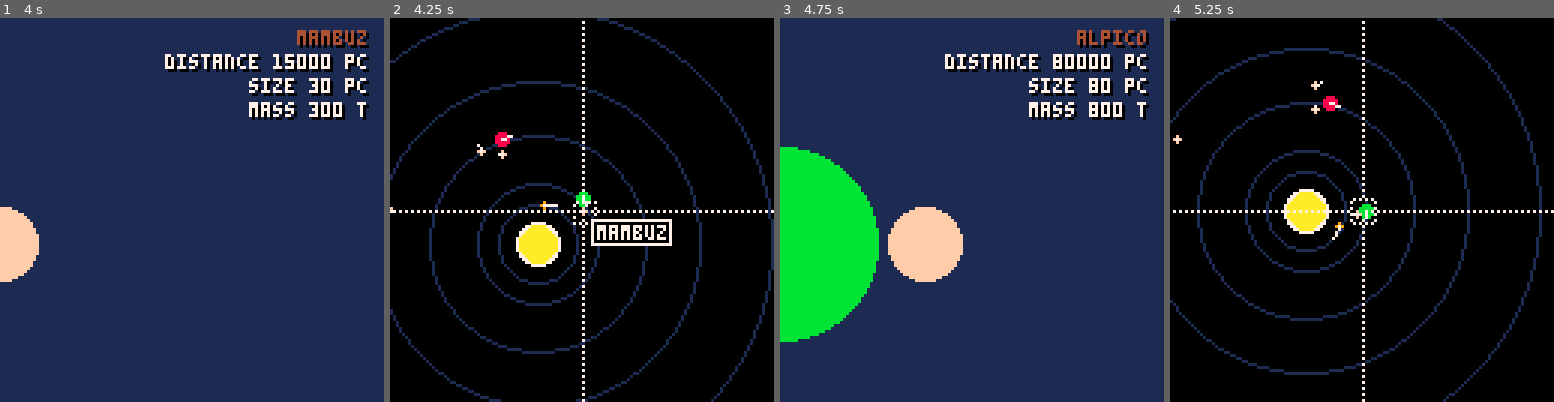
Above: before the commit, frames 1-4 (left to right).
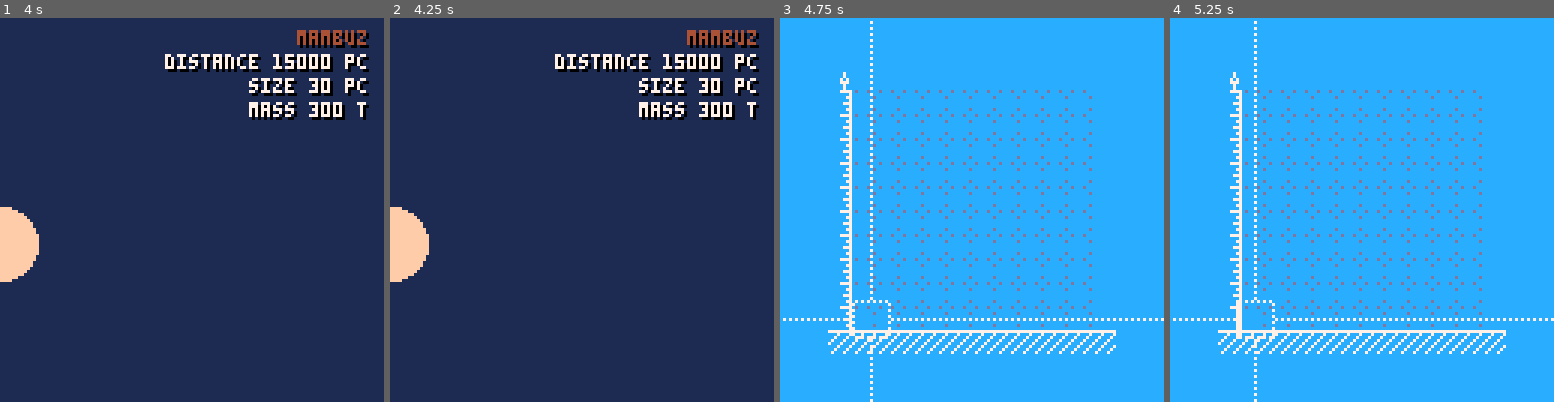
Above: after the commit, the same moments.

Repository: bigbozo/pico-rocket
Game: PICO-8 cartridge rocket.p8
Same seed, same stepped clock (60 frames per second), same inputs: the game is played once before the commit and once after it.
Inputs:
- Up to frame 1 (4 s): tap X (X key) at 0.33, 1.07, 1.85, 2.97 s; tap O (Z key) at 0.7, 1.7, 2.1, 2.5, 2.9, 3.3, 3.7 s; hold Right 1.6-2.1 s; hold Up 2.15-2.42 s; hold Right 2.47-3.03 s; hold Left 3.08-3.58 s; hold Down 3.63-3.97 s
- Up to frame 2 (4.25 s): hold Right from 4.02 s (still down); tap X (X key) at 4.08 s; tap O (Z key) at 4.1 s
- Up to frame 3 (4.75 s): tap O (Z key) at 4.5 s; release Right at 4.68 s; hold Up from 4.73 s (still down)
- Up to frame 4 (5.25 s): tap O (Z key) at 4.9 s; release Up at 5.03 s; hold Left from 5.08 s (still down); tap X (X key) at 5.2 s

Frame 1 is identical in both runs. In frame 2, 94% of the frame differs, in the area x 0-100%, y 0-100%; in frame 3, 100%; in frame 4, 100%.

Commit message:
Added new hangar scene
The hangar will be used to build the rocket.
So far, only the background and the cursor are rendered.

Diff:
--- a/helpers.lua
+++ b/helpers.lua
@@ -7,3 +7,21 @@
   print(t,123 - #t*4+1, y+1, 0)
   print(t,123 - #t*4, y, c)
 end
+
+function draw_cursor(x, y, radius, color)
+  -- .1 to make backcolor transparent
+  fillp(0b01011010010110100101.1)
+  -- cursor
+  rect(
+    x-radius,
+    y-radius,
+    x+radius,
+    y+radius,color
+  )
+  -- crosslines vert
+  line(x, y-radius, x, y-127)
+  line(x, y+radius, x, y+127)
+  line(x-radius, y, x-127, y)
+  line(x+radius, y, x+127, y)
+  fillp()
+end
--- a/main.lua
+++ b/main.lua
@@ -9,7 +9,7 @@
 end
 
 change_scene = function(scene)
-  printh('cs')
+  printh(scene)
   CurrentScene = scene
   scene:init()
 end
--- a/rocket.p8
+++ b/rocket.p8
@@ -9,6 +9,8 @@
 #include scenes/start.lua
 #include scenes/planets.lua
 #include scenes/planet.lua
+#include scenes/hangar.lua
+#include main.lua
 #include main.lua
 
 _init = function()
@@ -41,27 +43,42 @@
 0000000000000000000000000000000000000000cc08888888288888888880cc00000000000cccccccccc00000000000c065550c089009800000000007000760
 0000000000000000000000000000000000000000c0022222222222222222200c0000000000cccccccccccc0000000000c065550c080000800000000007777760
 0000000000000000000000000000000000000000000000000000000000000000000000000cccccccccccccc000000000c065550c000000000000000000000000
-77777777cc7777cccccccccc000000000000000000000000000000000000000000000000ccccccc00ccccccc00000000cc9a189c000000000000000000000000
-ccc7ccc7ccccc7cccccccccc000000000000000000000000000000000000000000000000cccccc0000cccccc00000000ca98889c000000000000000000000000
-cc7ccc7ccccc77ccccccc7cc000000000000000000000000000000000000000000000000ccccc000000ccccc00000000caa9899c000000000000000000000000
-c7ccc7ccccccc7ccccccc7cc000000000000000000000000000000000000000000000000cccc00000000cccc00000000caa9a9ac000000000000000000000000
-7ccc7cccccc777cccccc7c7c000000000000000000000000000000000000000000000000cccc00000000cccc00000000caca9acc000000000000000000000000
-ccc7ccc7ccccc7cccccc777c000000000000000000000000000000000000000000000000cccc00000000cccc00000000cccaaacc000000000000000000000000
-cc7ccc7ccccc77ccccccc7cc000000000000000000000000000000000000000000000000cccc000cc000cccc00000000cccaaccc000000000000000000000000
-c7ccc7ccccccc7ccccccc7cc000000000000000000000000000000000000000000000000cccc00cccc00cccc00000000ccccaccc000000000000000000000000
+77777777cccc7777cccccccccdcccdcc0000000000000000000000000000000000000000ccccccc00ccccccc00000000cc9a189c000000000000000000000000
+ccc7ccc7ccccccc7cccccccccccccccc0000000000000000000000000000000000000000cccccc0000cccccc00000000ca98889c000000000000000000000000
+cc7ccc7ccccccc77ccccc7cccccccccd0000000000000000000000000000000000000000ccccc000000ccccc00000000caa9899c000000000000000000000000
+c7ccc7ccccccccc7ccccc7cccccccccc0000000000000000000000000000000000000000cccc00000000cccc00000000caa9a9ac000000000000000000000000
+7ccc7cccccccc777cccc7c7ccccccccc0000000000000000000000000000000000000000cccc00000000cccc00000000caca9acc000000000000000000000000
+ccc7ccc7ccccccc7cccc777ccccccccc0000000000000000000000000000000000000000cccc00000000cccc00000000cccaaacc000000000000000000000000
+cc7ccc7ccccccc77ccccc7cccccccccd0000000000000000000000000000000000000000cccc000cc000cccc00000000cccaaccc000000000000000000000000
+c7ccc7ccccccccc7ccccc7cccccccccc0000000000000000000000000000000000000000cccc00cccc00cccc00000000ccccaccc000000000000000000000000
 __map__
-0101320101011c01010101010101010100000000000000000000000000000000000000000000000000000000000000000000000000000000000000000000000000000000000000000000000000000000000000000000000000000000000000000000000000000000000000000000000000000000000000000000000000000000
-0101310101191a1b010101010101010100000000000000000000000000000000000000000000000000000000000000000000000000000000000000000000000000000000000000000000000000000000000000000000000000000000000000000000000000000000000000000000000000000000000000000000000000000000
-010131010d050b06010101010101010100000000000000000000000000000000000000000000000000000000000000000000000000000000000000000000000000000000000000000000000000000000000000000000000000000000000000000000000000000000000000000000000000000000000000000000000000000000
-01013101390203043a0101010101010100000000000000000000000000000000000000000000000000000000000000000000000000000000000000000000000000000000000000000000000000000000000000000000000000000000000000000000000000000000000000000000000000000000000000000000000000000000
-0101310101151617010101010101010100000000000000000000000000000000000000000000000000000000000000000000000000000000000000000000000000000000000000000000000000000000000000000000000000000000000000000000000000000000000000000000000000000000000000000000000000000000
-0101310101252627010101010101010100000000000000000000000000000000000000000000000000000000000000000000000000000000000000000000000000000000000000000000000000000000000000000000000000000000000000000000000000000000000000000000000000000000000000000000000000000000
-0101311c19050e061b1c01010101010100000000000000000000000000000000000000000000000000000000000000000000000000000000000000000000000000000000000000000000000000000000000000000000000000000000000000000000000000000000000000000000000000000000000000000000000000000000
-0101311f2d021e042d1f01010101010100000000000000000000000000000000000000000000000000000000000000000000000000000000000000000000000000000000000000000000000000000000000000000000000000000000000000000000000000000000000000000000000000000000000000000000000000000000
-0101392f292c2c2c2a2f3a010101010100000000000000000000000000000000000000000000000000000000000000000000000000000000000000000000000000000000000000000000000000000000000000000000000000000000000000000000000000000000000000000000000000000000000000000000000000000000
-0101302c303c3c3c302c01010101010100000000000000000000000000000000000000000000000000000000000000000000000000000000000000000000000000000000000000000000000000000000000000000000000000000000000000000000000000000000000000000000000000000000000000000000000000000000
-0101013c01010101013c01010101010100000000000000000000000000000000000000000000000000000000000000000000000000000000000000000000000000000000000000000000000000000000000000000000000000000000000000000000000000000000000000000000000000000000000000000000000000000000
-0101010101010101010101010101010100000000000000000000000000000000000000000000000000000000000000000000000000000000000000000000000000000000000000000000000000000000000000000000000000000000000000000000000000000000000000000000000000000000000000000000000000000000
-0101010101010101010101010101010100000000000000000000000000000000000000000000000000000000000000000000000000000000000000000000000000000000000000000000000000000000000000000000000000000000000000000000000000000000000000000000000000000000000000000000000000000000
+320101010101010101010101010101010101010101010101320101011c010101010101010101000000000000000000000000000000000000000000000000000000000000000000000000000000000000000000000000000000000000000000000000000000000000000000000000000000000000000000000000000000000000
+310101010101010101010101010101010101010101010101310101191a1b0101010101010101000000000000000000000000000000000000000000000000000000000000000000000000000000000000000000000000000000000000000000000000000000000000000000000000000000000000000000000000000000000000
+31010101010101010101010101010101010101010101010131010d050b060101010101010101000000000000000000000000000000000000000000000000000000000000000000000000000000000000000000000000000000000000000000000000000000000000000000000000000000000000000000000000000000000000
+3101010101010101010101010101010101010101010101013101390203043a01010101010101000000000000000000000000000000000000000000000000000000000000000000000000000000000000000000000000000000000000000000000000000000000000000000000000000000000000000000000000000000000000
+3101010101010101010101010101010101010101010101013101011516170101010101010101000000000000000000000000000000000000000000000000000000000000000000000000000000000000000000000000000000000000000000000000000000000000000000000000000000000000000000000000000000000000
+3101010101010101010101010101010101010101010101013101012526270101010101010101000000000000000000000000000000000000000000000000000000000000000000000000000000000000000000000000000000000000000000000000000000000000000000000000000000000000000000000000000000000000
+310101010101010101010101010101010101010101010101311c19050e061b1c010101010101000000000000000000000000000000000000000000000000000000000000000000000000000000000000000000000000000000000000000000000000000000000000000000000000000000000000000000000000000000000000
+310101010101010101010101010101010101010101010101311f2d021e042d1f010101010101000000000000000000000000000000000000000000000000000000000000000000000000000000000000000000000000000000000000000000000000000000000000000000000000000000000000000000000000000000000000
+310101010101010101010101010101010101010101010101392f292c2c2c2a2f3a0101010101000000000000000000000000000000000000000000000000000000000000000000000000000000000000000000000000000000000000000000000000000000000000000000000000000000000000000000000000000000000000
+313333333333333333010101010101010101010101010101302c303c3c3c302c010101010101000000000000000000000000000000000000000000000000000000000000000000000000000000000000000000000000000000000000000000000000000000000000000000000000000000000000000000000000000000000000
+313333333333333333010101010101010101010101010101013c01010101013c010101010101000000000000000000000000000000000000000000000000000000000000000000000000000000000000000000000000000000000000000000000000000000000000000000000000000000000000000000000000000000000000
+3133333333333333330101010101010101010101010101010101010101010101010101010101000000000000000000000000000000000000000000000000000000000000000000000000000000000000000000000000000000000000000000000000000000000000000000000000000000000000000000000000000000000000
+3133333333333333330101010101010101010101010101010101010101010101010101010101000000000000000000000000000000000000000000000000000000000000000000000000000000000000000000000000000000000000000000000000000000000000000000000000000000000000000000000000000000000000
+3133333333333333330101010101010101010101010101010101010101010000000000000000000000000000000000000000000000000000000000000000000000000000000000000000000000000000000000000000000000000000000000000000000000000000000000000000000000000000000000000000000000000000
+3030303030303030303030303030010101010101010101010101010101010000000000000000000000000000000000000000000000000000000000000000000000000000000000000000000000000000000000000000000000000000000000000000000000000000000000000000000000000000000000000000000000000000
+0101010101010101010101010101010101010101010101010101010101010000000000000000000000000000000000000000000000000000000000000000000000000000000000000000000000000000000000000000000000000000000000000000000000000000000000000000000000000000000000000000000000000000
+0101010101010101010101010101010101010101010101010101010101010000000000000000000000000000000000000000000000000000000000000000000000000000000000000000000000000000000000000000000000000000000000000000000000000000000000000000000000000000000000000000000000000000
+0101010101010101010101010101010101010101010101010101010101010000000000000000000000000000000000000000000000000000000000000000000000000000000000000000000000000000000000000000000000000000000000000000000000000000000000000000000000000000000000000000000000000000
+0101010101010101010101010101010101010101010101010101010101010000000000000000000000000000000000000000000000000000000000000000000000000000000000000000000000000000000000000000000000000000000000000000000000000000000000000000000000000000000000000000000000000000
+0101010101010101010101010101010101010101010101010101010101010000000000000000000000000000000000000000000000000000000000000000000000000000000000000000000000000000000000000000000000000000000000000000000000000000000000000000000000000000000000000000000000000000
+0101010101010101010101010101010101010101010101010101010101010000000000000000000000000000000000000000000000000000000000000000000000000000000000000000000000000000000000000000000000000000000000000000000000000000000000000000000000000000000000000000000000000000
+0101010101010101010101010101010101010101010101010101010101010000000000000000000000000000000000000000000000000000000000000000000000000000000000000000000000000000000000000000000000000000000000000000000000000000000000000000000000000000000000000000000000000000
+0101010101010101010101010101010101010101010101010101010101010000000000000000000000000000000000000000000000000000000000000000000000000000000000000000000000000000000000000000000000000000000000000000000000000000000000000000000000000000000000000000000000000000
+0101010101010101010101010101010101010101010101010101010101010000000000000000000000000000000000000000000000000000000000000000000000000000000000000000000000000000000000000000000000000000000000000000000000000000000000000000000000000000000000000000000000000000
+0101010101010101010101010101010101010101010101010101010101010000000000000000000000000000000000000000000000000000000000000000000000000000000000000000000000000000000000000000000000000000000000000000000000000000000000000000000000000000000000000000000000000000
+0101010101010101010101010101010101010101010101010101010101010000000000000000000000000000000000000000000000000000000000000000000000000000000000000000000000000000000000000000000000000000000000000000000000000000000000000000000000000000000000000000000000000000
+0101010101010101010101010101010101010101010101010101010101010000000000000000000000000000000000000000000000000000000000000000000000000000000000000000000000000000000000000000000000000000000000000000000000000000000000000000000000000000000000000000000000000000
+0101010101010101010101010101010101010101010101010101010101010000000000000000000000000000000000000000000000000000000000000000000000000000000000000000000000000000000000000000000000000000000000000000000000000000000000000000000000000000000000000000000000000000
 
 
--- /dev/null
+++ b/scenes/hangar.lua
@@ -0,0 +1,70 @@
+HangarScene = {
+
+  cursor = { x=0, y=0, dx=0, dy=0, transition = 1 },
+
+  rocket = {},
+
+  init = function(self)
+    -- nothing so far
+  end,
+
+  update= function(self)
+    self.cursor.transition = min(1,self.cursor.transition+.2)
+    if (self.cursor.transition==1) then
+      self.cursor.x = self.cursor.x + self.cursor.dx
+      self.cursor.y = self.cursor.y + self.cursor.dy
+      self.cursor.dx = 0
+      self.cursor.dy = 0
+    end
+  end,
+
+  handle = function(self)
+    -- move cursor
+    if self.cursor.transition~=1 then
+      return
+    end
+    if btnp(1) then
+      self.cursor.dx = 1
+      self.cursor.dy = 0
+      self.cursor.transition = 0
+    end
+    if btnp(0) then
+      self.cursor.dx = -1
+      self.cursor.transition = 0
+    end
+    if btnp(3) then
+      self.cursor.dy = 1
+      self.cursor.transition = 0
+    end
+    if btnp(2) then
+      self.cursor.dy = -1
+      self.cursor.transition = 0
+    end
+    if btnp(5) then
+      change_scene(PlanetScene)
+    end
+  end,
+
+  draw = function(self)
+    cls(12)
+    camera()
+    -- draw grid + axes
+    spr(50,16,16)
+    spr(48,16,104)
+    spr(48,104,104)
+    for i=3,12 do
+      spr(49,16,i*8)
+      spr(48,i*8,104)
+      for j=3,12 do
+        spr(51,j*8,i*8)
+      end
+    end
+
+    -- draw cursor
+    camera(-28,-100)
+    local x = (self.cursor.x + self.cursor.transition * self.cursor.dx) * 8 -1
+    local y = (self.cursor.y + self.cursor.transition * self.cursor.dy) * 8
+    draw_cursor(x,y,6,7)
+  end
+
+}
--- a/scenes/planet.lua
+++ b/scenes/planet.lua
@@ -36,8 +36,11 @@
   end,
 
   handle= function()
+    if btnp(5) then
+      change_scene(PlanetsScene)
+    end
     if btnp(4) then
-      change_scene(PlanetsScene)
+      change_scene(HangarScene)
     end
   end,
 
